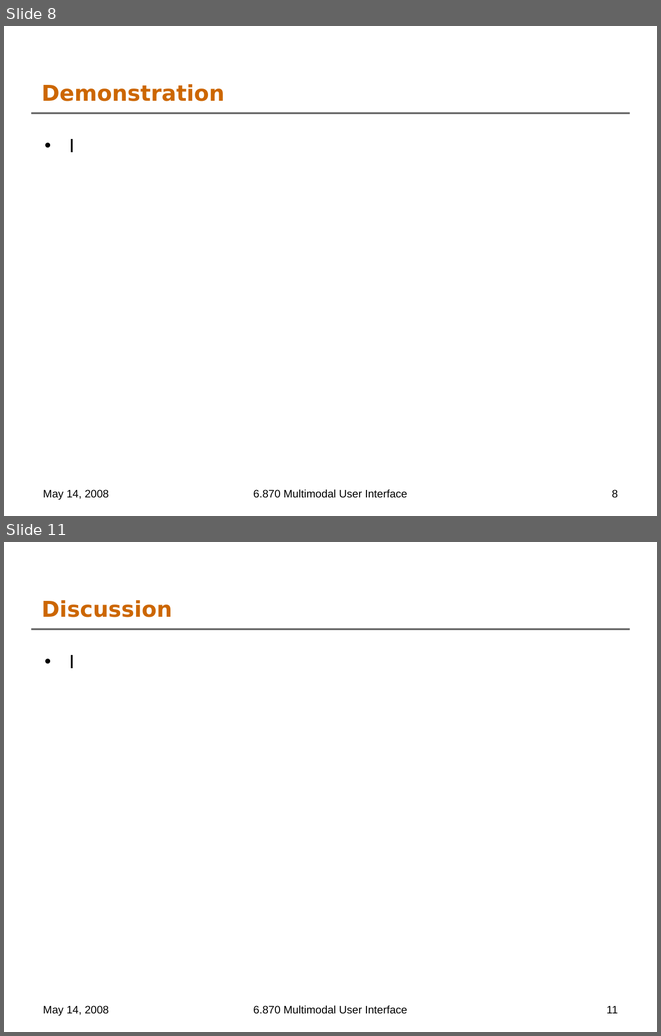
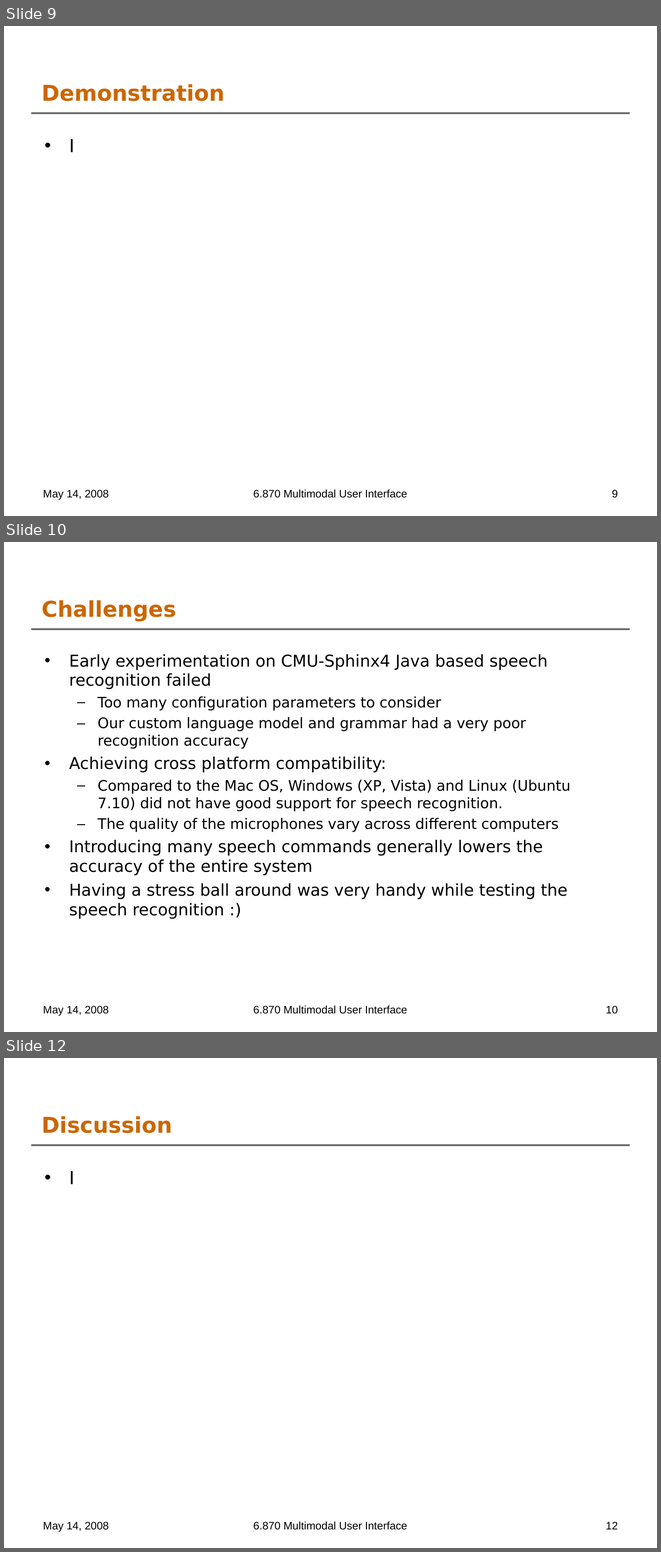
Before and after one commit to oshanis/webnnel, a slide deck: docs/6.870 Final Project Presentation.ppt. Shown one above the other, each under a label of ours: slides 8 and 11 before the commit, slides 9, 10 and 12 after it; the slides between them are not shown. The pictures are 661x1036 and 661x1552 pixels, drawn with LibreOffice and Linux fonts; fonts in the diff are those of the drawing; background and template pictures are left out. Boxes give left, top, right and bottom in pixels: in the first picture for what was removed or moved away, otherwise in the second. Text is boxed around its words. In the diff, an @@ line names an element or a change of style, - is before the commit and + after.

```diff
--- a/docs/6.870 Final Project Presentation.ppt
+++ b/docs/6.870 Final Project Presentation.ppt
@@ slide 10 added at box(4, 542, 657, 1032), background #FFFFFF; not listed: 1 template element that a slide beside it also shows @@
@@ title added at box(42, 600, 176, 622), 24 pt, text #CC6600, bold @@
+Challenges
@@ text added at box(69, 654, 571, 919), 16 pt, text #000000 @@
+• Early experimentation on CMU-Sphinx4 Java based speech recognition failed
+  – Too many configuration parameters to consider
+  – Our custom language model and grammar had a very poor recognition accuracy
+• Achieving cross platform compatibility:
+  – Compared to the Mac OS, Windows (XP, Vista) and Linux (Ubuntu 7.10) did not have good support for speech recognition.
+  – The quality of the microphones vary across different computers
+• Introducing many speech commands generally lowers the accuracy of the entire system
+• Having a stress ball around was very handy while testing the speech recognition :)
@@ text added at box(43, 1005, 109, 1016), 12 pt, text #000000 @@
+May 14, 2008
@@ text added at box(253, 1005, 407, 1014), 12 pt, text #000000 @@
+6.870 Multimodal User Interface
@@ page number added at box(606, 1005, 618, 1014), 12 pt, text #000000 @@
+10
@@ what was slide 8 is now slide 9 @@
@@ page number at box(612, 489, 618, 497): text changed @@
-8
+9
@@ what was slide 11 is now slide 12 @@
@@ page number at box(606, 1521, 618, 1529): text changed @@
-11
+12
```
Also in this commit, not shown: 4 slides changed, 1 other slide added.
